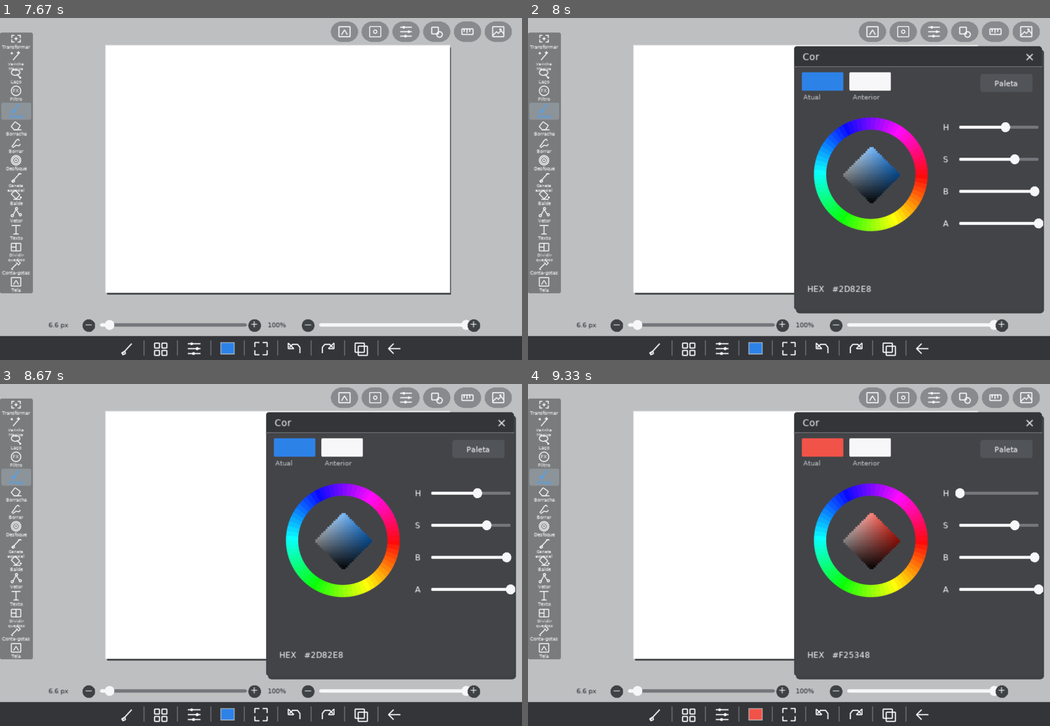
Above: before the commit, frames 1-4 (two rows, left to right).
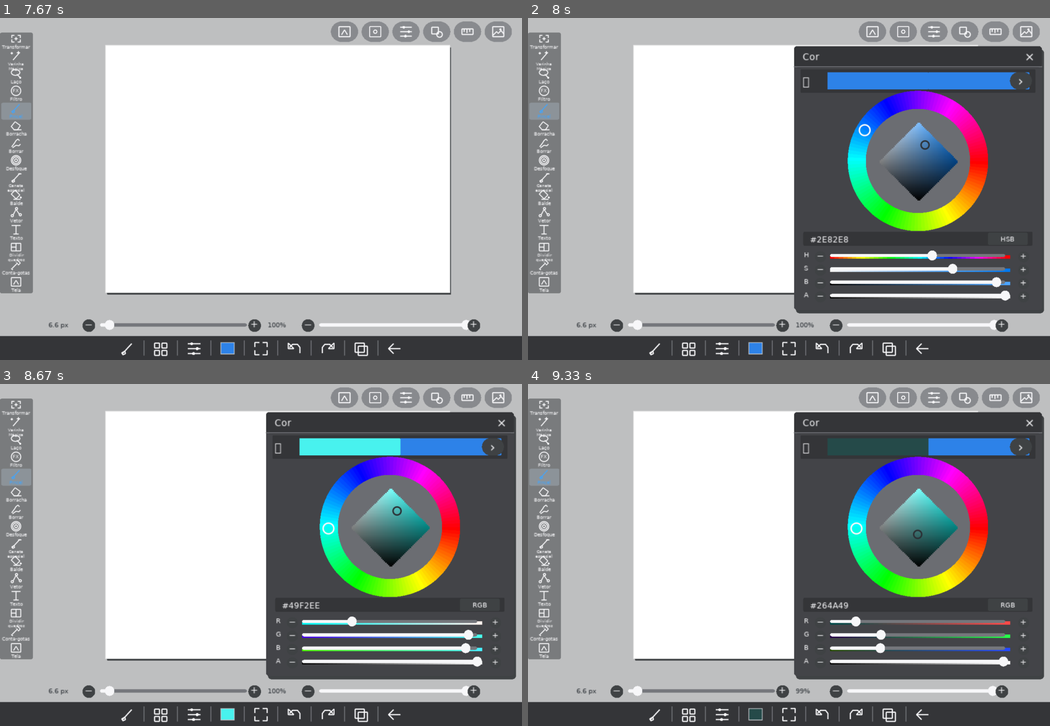
Above: after the commit, the same moments.

Repository: SrTristeSad/Ibis-Lua
Game: LÖVE game, started from main.lua
The game is run twice, just before and just after one commit, with the same random seed, the same clock (stepped at 60 frames per second) and the same inputs.
Inputs (mouse positions are in pixels of both pictures, inside the frame that each line leads up to):
- Up to frame 1 (7.67 s): click (506, 31) at 0.38 s; press the mouse at (354, 178) at 0.7 s; move the mouse to (214, 178) at 0.8 s; release the mouse at (73, 178) at 0.93 s; press the mouse at (506, 31) at 1.03 s; move the mouse to (422, 86) at 1.13 s; release the mouse at (344, 141) at 1.27 s; press the mouse at (177, 240) at 1.37 s; move the mouse to (214, 277) at 1.47 s; release the mouse at (250, 312) at 1.6 s; press the mouse at (490, 346) at 1.7 s; move the mouse to (433, 226) at 1.8 s; release the mouse at (375, 103) at 1.93 s; press the mouse at (485, 28) at 2.03 s; move the mouse to (475, 45) at 2.13 s; release the mouse at (459, 62) at 2.27 s; press the mouse at (485, 28) at 2.37 s; move the mouse to (287, 69) at 2.47 s; release the mouse at (93, 113) at 2.6 s; press the mouse at (485, 28) at 2.7 s; move the mouse to (417, 65) at 2.8 s; release the mouse at (349, 100) at 2.93 s; press the mouse at (52, 346) at 3.03 s; move the mouse to (156, 271) at 3.13 s; release the mouse at (255, 192) at 3.27 s; press the mouse at (490, 346) at 3.37 s; move the mouse to (292, 253) at 3.47 s; release the mouse at (88, 165) at 3.6 s; press the mouse at (490, 346) at 3.7 s; move the mouse to (349, 243) at 3.8 s; release the mouse at (203, 141) at 3.93 s; press the mouse at (120, 346) at 4.03 s; move the mouse to (271, 298) at 4.13 s; release the mouse at (417, 250) at 4.27 s; press the mouse at (120, 346) at 4.37 s; move the mouse to (250, 315) at 4.47 s; release the mouse at (375, 281) at 4.6 s; press the mouse at (396, 55) at 4.7 s; move the mouse to (375, 62) at 4.8 s; release the mouse at (360, 65) at 4.93 s; press the mouse at (88, 346) at 5.03 s; move the mouse to (140, 322) at 5.13 s; release the mouse at (198, 301) at 5.27 s; press the mouse at (490, 346) at 5.37 s; move the mouse to (318, 322) at 5.47 s; release the mouse at (151, 298) at 5.6 s; press the mouse at (485, 28) at 5.7 s; move the mouse to (370, 82) at 5.8 s; release the mouse at (255, 141) at 5.93 s; press the mouse at (485, 28) at 6.03 s; move the mouse to (401, 96) at 6.13 s; release the mouse at (318, 165) at 6.27 s; press the mouse at (15, 346) at 6.37 s; move the mouse to (177, 230) at 6.47 s; release the mouse at (334, 110) at 6.6 s; click "OK" at 6.72 s; click (360, 346) at 7.05 s; press the mouse at (224, 346) at 7.37 s; move the mouse to (323, 315) at 7.47 s; release the mouse at (422, 281) at 7.6 s
- Up to frame 2 (8 s): press the mouse at (752, 346) at 7.7 s; move the mouse to (705, 247) at 7.8 s; release the mouse at (658, 144) at 7.93 s
- Up to frame 3 (8.67 s): press the mouse at (386, 619) at 8.03 s; move the mouse to (334, 561) at 8.13 s; release the mouse at (281, 507) at 8.27 s; press the mouse at (480, 602) at 8.37 s; move the mouse to (375, 578) at 8.47 s; release the mouse at (276, 555) at 8.6 s
- Up to frame 4 (9.33 s): press the mouse at (919, 544) at 8.7 s; move the mouse to (820, 599) at 8.8 s; release the mouse at (726, 657) at 8.93 s; press the mouse at (820, 661) at 9.03 s; move the mouse to (841, 585) at 9.13 s; release the mouse at (862, 507) at 9.27 s

Frame 1 is identical in both runs. In frame 2, 15% of the frame differs, in the area x 52-99%, y 15-83%; in frame 3, 15%, in the area x 42-99%, y 15-99%; in frame 4, 15%.

Commit message:
ui: remodelar seletor de cor com anel HSB, losango, paletas e sliders inferiores

Diff:
--- a/main.lua
+++ b/main.lua
@@ -11,11 +11,16 @@
   colorTab='HSB',colorValue={.18,.51,.91},
   works={},project=nil,layers={},canvasPreset=1,
   optionChoice=1,collectionTab='Básico',toolPage=1,
-  brushSearchOpen=false,brushQuery='',
+  brushSearchOpen=false,brushQuery='',paletteGroup=1,colorMode='HSB',
   brushCategory='Todos',brushCategoryPage=1,brushScroll=0,drag=nil}
 local V
 local function inside(r,x,y) return Layout.contains(r,x,y) end
-local function open(kind) S.popup=kind end
+local function open(kind)
+  if kind=='color' and S.popup~='color' then
+    S.previousColor={S.colorValue[1],S.colorValue[2],S.colorValue[3]}
+  end
+  S.popup=kind
+end
 local function close() S.popup=nil end
 local function newLayers()
   S.layers={{name='1',visible=true,opacity=100}}
@@ -508,77 +513,202 @@
     current.opacity=math.floor(100*t+.5)
   end)
 end
+local function rgbToHsv(r,g,b)
+  local mx=math.max(r,g,b);local mn=math.min(r,g,b)
+  local d=mx-mn;local hue=0
+  if d>0 then
+    if mx==r then hue=((g-b)/d)%6
+    elseif mx==g then hue=(b-r)/d+2
+    else hue=(r-g)/d+4 end
+    hue=hue*60
+  end
+  return hue,mx==0 and 0 or d/mx,mx
+end
 local function drawColor()
   local p=panelBase('color','Cor')
+  local x=p.x+10
+  local w=p.w-20
   local rgb=S.colorValue
-  UI.rect(p.x+12,p.y+39,62,28,rgb,2)
-  UI.rect(p.x+83,p.y+39,62,28,'white',2)
-  UI.text('Atual',p.x+14,p.y+70,10,'soft')
-  UI.text('Anterior',p.x+88,p.y+70,10,'soft')
-  UI.button(S.colorTab=='HSB' and 'Paleta' or 'HSB',p.x+p.w-92,p.y+42,78,27,
-    function()S.colorTab=S.colorTab=='HSB' and 'Paleta' or 'HSB' end,{font=11})
+  S.previousColor=S.previousColor or {rgb[1],rgb[2],rgb[3]}
+  UI.rect(x,p.y+35,w,35,'toolbar',1)
+  local previewW=(w-49)/2
+  UI.rect(x+40,p.y+39,previewW,26,rgb,1)
+  UI.rect(x+40+previewW,p.y+39,previewW,26,S.previousColor,1)
+  UI.text('◀',x+3,p.y+43,17,'white')
+  UI.hit({x=x,y=p.y+36,w=36,h=34},close)
+  UI.rect(x+w-38,p.y+39,33,26,'dark',13)
+  UI.text('›',x+w-35,p.y+40,20,'white','center',27)
+  UI.hit({x=x+w-38,y=p.y+39,w=33,h=26},function()
+    S.colorTab=S.colorTab=='HSB' and 'Paleta' or 'HSB'
+  end)
   if S.colorTab=='Paleta' then
-    for row=0,5 do for col=0,8 do
-      local hue=(row*9+col)*360/54
-      local c=hsv(hue,.65,.96)
-      local x,y=p.x+19+col*37,p.y+92+row*35
-      UI.rect(x,y,31,30,c,2)
-      UI.hit({x=x,y=y,w=31,h=30},function()
-        S.hue=hue;S.colorValue=c
-      end)
-    end end
-    UI.text('Histórico de cores',p.x+18,p.y+331,12,'white')
+    UI.rect(x,p.y+75,w,p.h-91,{.93,.93,.93},0)
+    local groups={'Padrão','Personalizada','Histórico'}
+    S.paletteGroup=S.paletteGroup or 1
+    local groupW=w/3
+    for i,item in ipairs(groups) do
+      local xx=x+(i-1)*groupW
+      UI.rect(xx,p.y+77,groupW-1,24,
+        S.paletteGroup==i and 'white' or {.68,.68,.68},0)
+      UI.text(item,xx,p.y+83,10,'ink','center',groupW)
+      UI.hit({x=xx,y=p.y+77,w=groupW,h=25},
+        function()S.paletteGroup=i end)
+    end
+    UI.checker(x+3,p.y+103,w-6,p.h-158,12)
+    if S.paletteGroup==1 then
+      local basic={
+        {0,0,0},{1,1,1},{1,0,0},{1,.48,0},{1,1,0},{.43,1,0},
+        {0,1,0},{0,1,.5},{0,1,1},{0,.4,1},{.1,0,.9},{.5,0,1},
+        {1,0,1},{1,0,.6},{1,.6,.7},{1,.83,.57},{.8,.7,.6},
+        {.5,.31,.23},{.86,.89,.95}
+      }
+      local cell=(w-10)/10
+      for i,c in ipairs(basic) do
+        local col=(i-1)%10;local row=math.floor((i-1)/10)
+        local xx=x+5+col*cell;local yy=p.y+106+row*cell
+        UI.rect(xx,yy,cell-2,cell-2,c,0)
+        UI.hit({x=xx,y=yy,w=cell-2,h=cell-2},function()
+          S.colorValue={c[1],c[2],c[3]}
+          S.hue,S.saturation,S.brightness=rgbToHsv(c[1],c[2],c[3])
+        end)
+      end
+    else
+      UI.text(S.paletteGroup==2 and 'Nova paleta  +' or
+        'Nenhuma cor no histórico',x+18,p.y+174,12,'ink')
+    end
+    UI.text('100%',x+5,p.y+p.h-42,10,'white')
+    UI.slider(x+65,p.y+p.h-42,w-73,S.opacity/100,function(t)
+      S.opacity=math.floor(t*100+.5) end)
     return
   end
-  local cx=p.x+115;local cy=p.y+192
-  for i=0,71 do
-    local a=i*math.pi/36;local b=(i+1)*math.pi/36
-    UI.color(hsv(i*5,.96,1))
-    lg.setLineWidth(18)
-    lg.line(cx+math.cos(a)*76,cy+math.sin(a)*76,
-      cx+math.cos(b)*76,cy+math.sin(b)*76)
-  end
-  -- Losango HSB: amostragem cromática apenas para apresentação.
-  for yy=-44,44,3 do for xx=-44,44,3 do
-    if math.abs(xx)+math.abs(yy)<=43 then
-      local ss=math.max(0,math.min(1,(xx+44)/88))
-      local vv=math.max(0,math.min(1,(44-yy)/88))
-      UI.color(hsv(S.hue,ss,vv))
-      lg.rectangle('fill',cx+xx,cy+yy,3.3,3.3)
-    end
-  end end
-  UI.hit({x=cx-90,y=cy-90,w=180,h=180},function()
+  local cx=p.x+p.w/2;local cy=p.y+172
+  local radius=105
+  -- Anel cromático com 120 fatias contíguas e interior em cinza neutro.
+  for i=0,119 do
+    local a=(i/120)*math.pi*2
+    UI.color(hsv(i*3,1,1))
+    lg.arc('fill','pie',cx,cy,radius,a,a+math.pi*2/120+.003,3)
+  end
+  UI.color({.42,.43,.45})
+  lg.circle('fill',cx,cy,78,96)
+  -- Losango de saturação/valor no centro.
+  local square=59
+  for yy=-square,square,2 do
+    for xx=-square,square,2 do
+      if math.abs(xx)+math.abs(yy)<=square then
+        local sat=math.max(0,math.min(1,(xx+square)/(square*2)))
+        local val=math.max(0,math.min(1,(square-yy)/(square*2)))
+        UI.color(hsv(S.hue,sat,val))
+        lg.rectangle('fill',cx+xx,cy+yy,2.5,2.5)
+      end
+    end
+  end
+  local markerAngle=math.rad(S.hue)
+  UI.color('white');lg.setLineWidth(2)
+  lg.circle('line',cx+math.cos(markerAngle)*92,
+    cy+math.sin(markerAngle)*92,8,32)
+  UI.color('ink')
+  lg.circle('line',cx+(S.saturation*2-1)*square*.45,
+    cy+(1-S.brightness*2)*square*.45,6,28)
+  UI.hit({x=cx-radius,y=cy-radius,w=2*radius,h=2*radius},function()
     local mx=love.mouse.getX()/V.scale
     local my=love.mouse.getY()/V.scale
     local dx,dy=mx-cx,my-cy
-    local d=math.sqrt(dx*dx+dy*dy)
-    if d>59 and d<96 then
+    local dist=math.sqrt(dx*dx+dy*dy)
+    if dist>78 then
       S.hue=(math.deg(math.atan2 and math.atan2(dy,dx) or
         math.atan(dy,dx))+360)%360
-    elseif math.abs(dx)+math.abs(dy)<=45 then
-      S.saturation=math.max(0,math.min(1,(dx+44)/88))
-      S.brightness=math.max(0,math.min(1,(44-dy)/88))
+    elseif math.abs(dx)+math.abs(dy)<=square then
+      S.saturation=math.max(0,math.min(1,(dx+square)/(2*square)))
+      S.brightness=math.max(0,math.min(1,(square-dy)/(2*square)))
     end
     S.colorValue=hsv(S.hue,S.saturation,S.brightness)
   end)
-  local sx=p.x+223;local sy=p.y+114
-  for i,lab in ipairs({'H','S','B','A'}) do
-    local y=sy+(i-1)*48
-    UI.text(lab,sx,y,12,'white')
-    local t=lab=='H' and S.hue/360 or lab=='S' and S.saturation
-      or lab=='B' and S.brightness or S.opacity/100
-    UI.slider(sx+24,y,p.w-252,t,function(v)
-      if lab=='H' then S.hue=v*360
-      elseif lab=='S' then S.saturation=v
-      elseif lab=='B' then S.brightness=v
-      else S.opacity=math.floor(v*100+.5) end
+  UI.rect(x+4,p.y+278,w-8,21,'toolbar',2)
+  UI.text('#'..('%.2X%.2X%.2X'):format(
+    math.floor(rgb[1]*255+.5),math.floor(rgb[2]*255+.5),
+    math.floor(rgb[3]*255+.5)),x+14,p.y+282,12,'white')
+  UI.button(S.colorMode=='RGB' and 'RGB' or 'HSB',x+w-71,p.y+279,
+    60,19,function()
+      S.colorMode=S.colorMode=='RGB' and 'HSB' or 'RGB'
+    end,{bg='dark',font=10})
+  local start=p.y+306
+  for i=1,4 do
+    local isRGB=S.colorMode=='RGB'
+    local label=(isRGB and ({'R','G','B','A'})[i]) or
+      ({'H','S','B','A'})[i]
+    local t
+    if label=='H' then t=S.hue/360
+    elseif label=='S' then t=S.saturation
+    elseif label=='B' and not isRGB then t=S.brightness
+    elseif label=='A' then t=S.opacity/100
+    else t=rgb[i] end
+    local sy=start+(i-1)*20
+    UI.text(label,x+5,sy,10,'white')
+    UI.rect(x+21,sy+1,17,17,'dark',9)
+    UI.text('−',x+21,sy,13,'white','center',17)
+    UI.hit({x=x+21,y=sy+1,w=17,h=17},function()
+      if label=='A' then S.opacity=math.max(0,S.opacity-1)
+      elseif label=='H' then S.hue=(S.hue-1)%360
+      elseif label=='S' then S.saturation=math.max(0,S.saturation-.01)
+      elseif label=='B' and not isRGB then
+        S.brightness=math.max(0,S.brightness-.01)
+      else
+        local idx=({R=1,G=2,B=3})[label]
+        rgb[idx]=math.max(0,rgb[idx]-.01)
+        S.hue,S.saturation,S.brightness=rgbToHsv(
+          rgb[1],rgb[2],rgb[3])
+      end
       S.colorValue=hsv(S.hue,S.saturation,S.brightness)
     end)
-  end
-  UI.text('HEX   #'..('%.2X%.2X%.2X'):format(math.floor(rgb[1]*255),
-    math.floor(rgb[2]*255),math.floor(rgb[3]*255)),
-    p.x+20,p.y+p.h-39,12,'white')
-end
+    local trackX=x+44
+    local trackW=w-89
+    for k=0,40 do
+      local frac=k/40
+      local c
+      if label=='H' then c=hsv(frac*360,1,1)
+      elseif label=='S' then c=hsv(S.hue,frac,S.brightness)
+      elseif label=='B' and not isRGB then
+        c=hsv(S.hue,S.saturation,frac)
+      elseif label=='A' then c={frac,frac,frac}
+      else
+        c={rgb[1],rgb[2],rgb[3]}
+        c[({R=1,G=2,B=3})[label]]=frac
+      end
+      UI.rect(trackX+frac*trackW,sy+7,trackW/40+1,5,c,0)
+    end
+    UI.slider(trackX,sy,trackW,t,function(frac)
+      if label=='H' then S.hue=frac*360
+      elseif label=='S' then S.saturation=frac
+      elseif label=='B' and not isRGB then S.brightness=frac
+      elseif label=='A' then S.opacity=math.floor(frac*100+.5)
+      else
+        local idx=({R=1,G=2,B=3})[label]
+        rgb[idx]=frac
+        S.hue,S.saturation,S.brightness=rgbToHsv(
+          rgb[1],rgb[2],rgb[3])
+      end
+      S.colorValue=hsv(S.hue,S.saturation,S.brightness)
+    end,{track='line',fill='white'})
+    UI.rect(x+w-26,sy+1,17,17,'dark',9)
+    UI.text('+',x+w-26,sy,12,'white','center',17)
+    UI.hit({x=x+w-26,y=sy+1,w=17,h=17},function()
+      if label=='A' then S.opacity=math.min(100,S.opacity+1)
+      elseif label=='H' then S.hue=(S.hue+1)%360
+      elseif label=='S' then S.saturation=math.min(1,S.saturation+.01)
+      elseif label=='B' and not isRGB then
+        S.brightness=math.min(1,S.brightness+.01)
+      else
+        local idx=({R=1,G=2,B=3})[label]
+        rgb[idx]=math.min(1,rgb[idx]+.01)
+        S.hue,S.saturation,S.brightness=rgbToHsv(
+          rgb[1],rgb[2],rgb[3])
+      end
+      S.colorValue=hsv(S.hue,S.saturation,S.brightness)
+    end)
+  end
+end
+
 local function drawSettings()
   local p=panelBase('settings','Configurações')
   UI.text('INTERFACE DO USUÁRIO',p.x+21,p.y+47,12,'soft')
